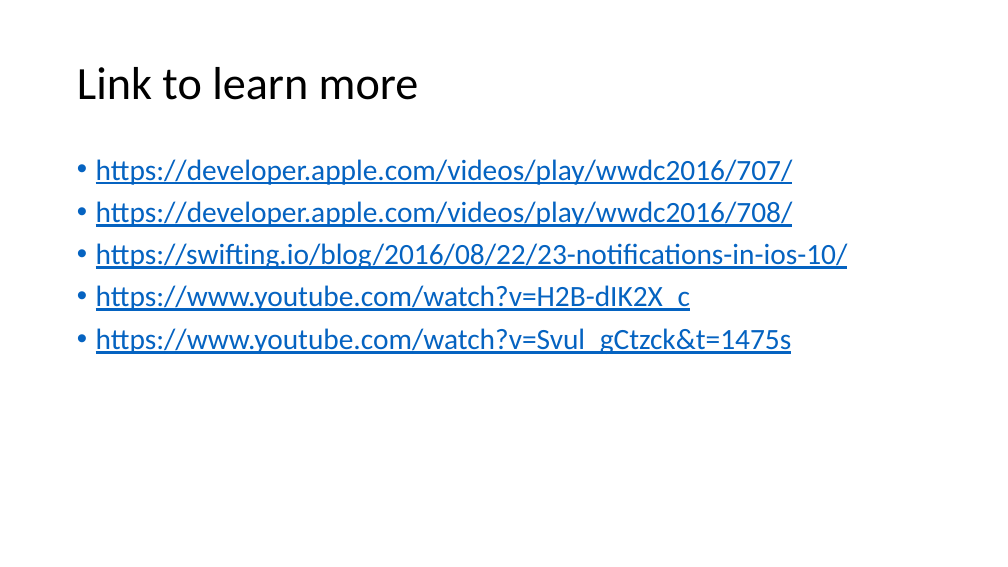
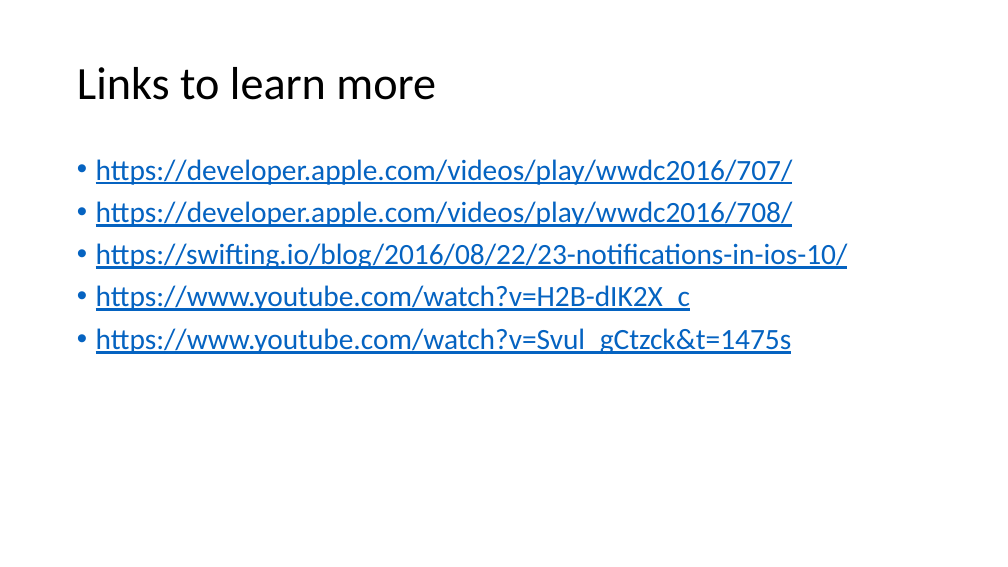
Before and after one commit to jayway/RichNotification, a slide deck: slide 4 of Notification iOS 10.pptx. Drawn at 1008x567 pixels with LibreOffice and Linux fonts; fonts in the diff are those of the drawing. Boxes give left, top, right and bottom in pixels: in the first picture for what was removed or moved away, otherwise in the second. Text is boxed around its words. In the diff, an @@ line names an element or a change of style, - is before the commit and + after.

```diff
--- a/Notification iOS 10.pptx
+++ b/Notification iOS 10.pptx
@@ title at <box>77,67,436,100</box>: text changed @@
-Link to learn more
+Links to learn more
```
Also in this commit, not shown: 1 other slide changed, 4 other files.
